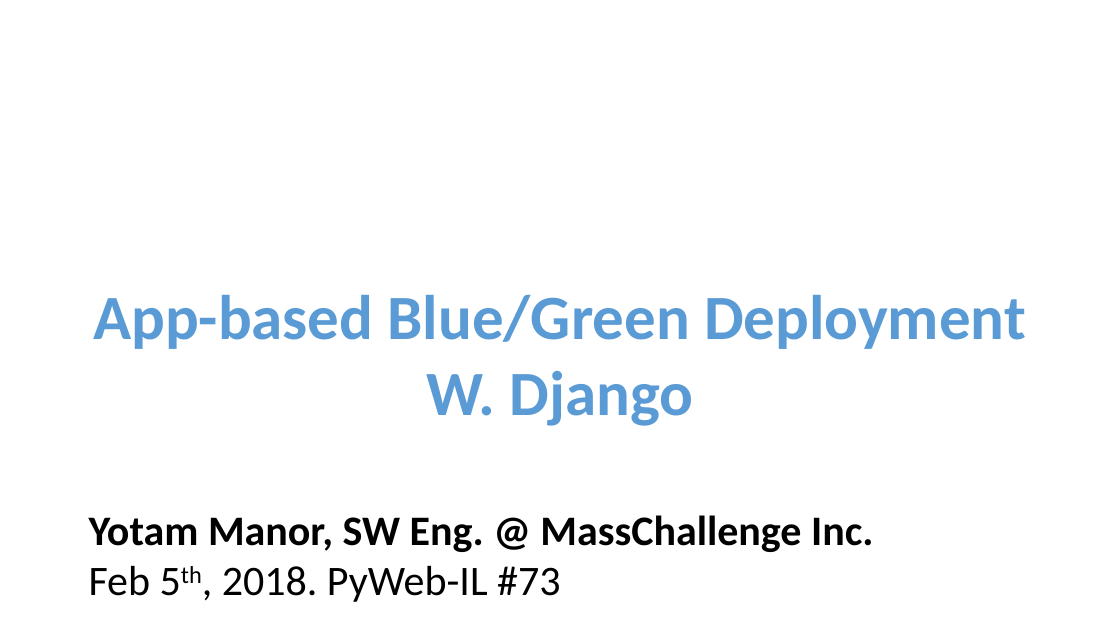
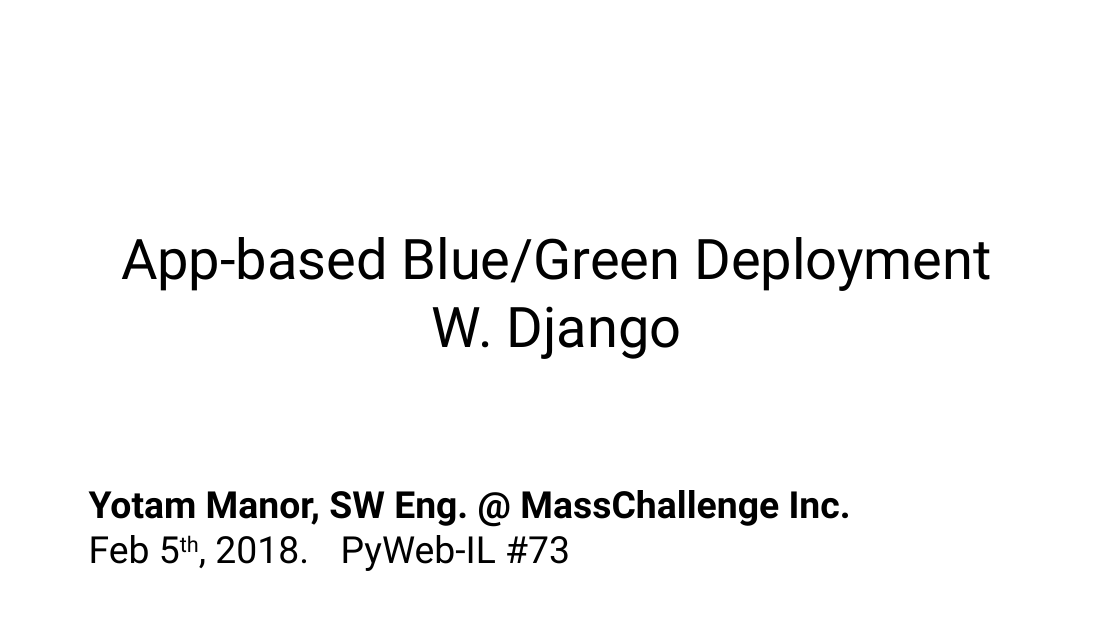
Before and after one commit to yotammanor/bluegreenbooks, a slide deck: slide 1 of PyWebIL - App Based Blue Green Migrations With Django.pptx. Drawn at 1120x630 pixels with LibreOffice and Linux fonts; fonts in the diff are those of the drawing. Boxes give left, top, right and bottom in pixels: in the first picture for what was removed or moved away, otherwise in the second. Text is boxed around its words. In the diff, an @@ line names an element or a change of style, - is before the commit and + after.

```diff
--- a/PyWebIL - App Based Blue Green Migrations With Django.pptx
+++ b/PyWebIL - App Based Blue Green Migrations With Django.pptx
@@ text "App-based Blue/Green Deployment": place and size @@
-text "App-based Blue/Green Deployment" at box(93, 295, 1026, 426)
+text "App-based Blue/Green Deployment" at box(121, 237, 991, 359)
@@ text "App-based Blue/Green Deployment" at box(121, 237, 991, 359): size 54 to 48 pt, font Calibri to Roboto, text colour #5B9BD5 to #000000, letter outline #FFFFFF 0.75 pt to none, bold off @@
@@ text "Yotam Manor, SW Eng. @ ...": place and size @@
-text "Yotam Manor, SW Eng. @ ..." at box(89, 515, 873, 602)
+text "Yotam Manor, SW Eng. @ ..." at box(89, 490, 851, 571)
@@ text "Yotam Manor, SW Eng. @ ..." at box(89, 490, 851, 571): size 36 to 32 pt, font Calibri to Roboto @@
```
Also in this commit, not shown: 29 other slides changed, 5 slides added, 3 slides removed.
